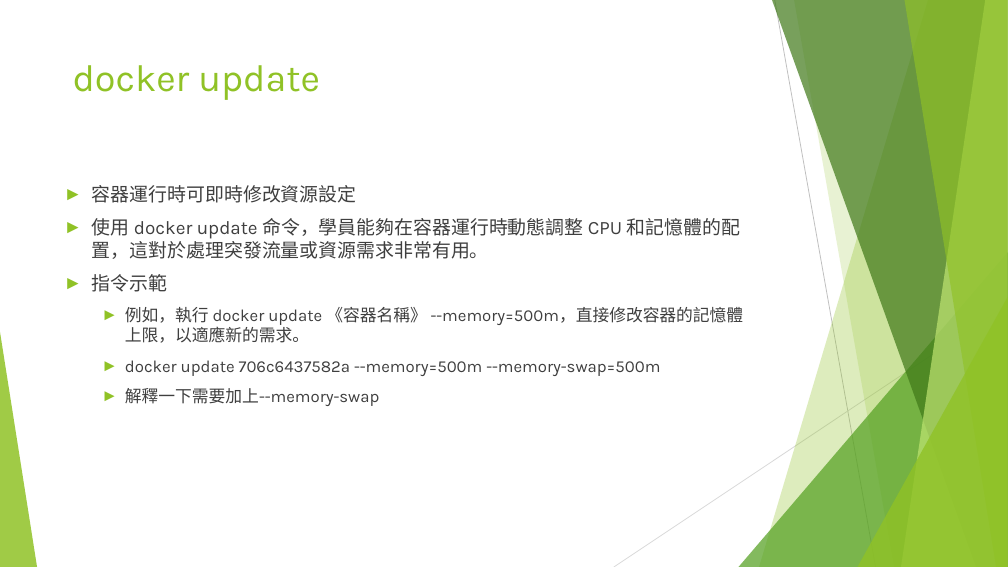
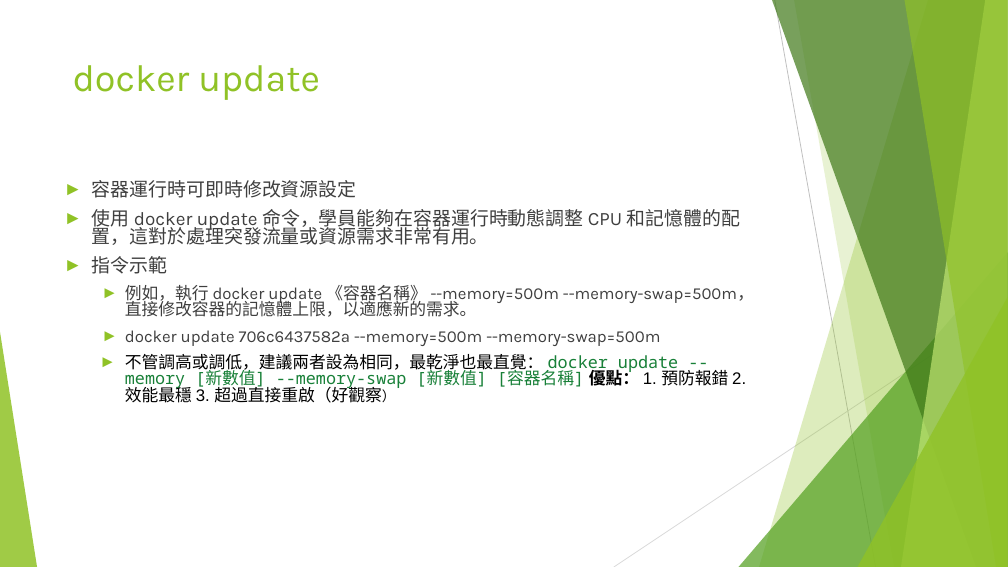
Before and after one commit to coolyuoo/Docker.Class4, a slide deck: slide 22 of 單元4.容器資源配置.pptx. Drawn at 1008x567 pixels with LibreOffice and Linux fonts; fonts in the diff are those of the drawing. Boxes give left, top, right and bottom in pixels: in the first picture for what was removed or moved away, otherwise in the second. Text is boxed around its words. In the diff, an @@ line names an element or a change of style, - is before the commit and + after.

```diff
--- a/單元4.容器資源配置.pptx
+++ b/單元4.容器資源配置.pptx
@@ text at (92,180,740,346): line spacing 1 to 0.8 @@
@@ text at (125,285,754,317): text changed @@
-  ► 例如，執行 docker update 《容器名稱》 --memory=500m，直接修改容器的記憶體上限，以適應新的需求。
+  ► 例如，執行 docker update 《容器名稱》 --memory=500m --memory-swap=500m，直接修改容器的記憶體上限，以適應新的需求。
@@ text at (125,354,746,403): text changed; font Karla to Arial; text colour #3F3F3F to #000000 @@
-  ► 解釋一下需要加上--memory-swap
+  ► 不管調高或調低，建議兩者設為相同，最乾淨也最直覺： docker update --memory [新數值] --memory-swap [新數值] [容器名稱] 優點： 1. 預防報錯 2. 效能最穩 3. 超過直接重啟（好觀察）
```
Also in this commit, not shown: 1 other slide changed, 3 slides removed, 1 other file.
